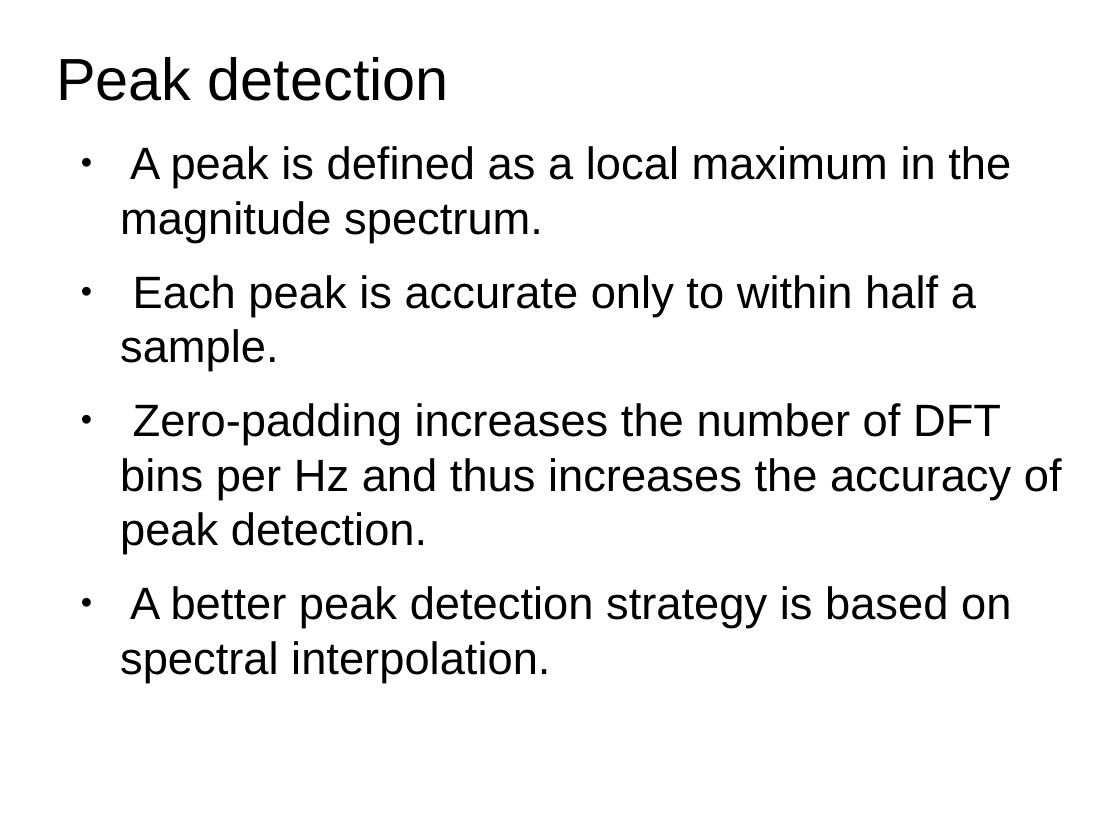
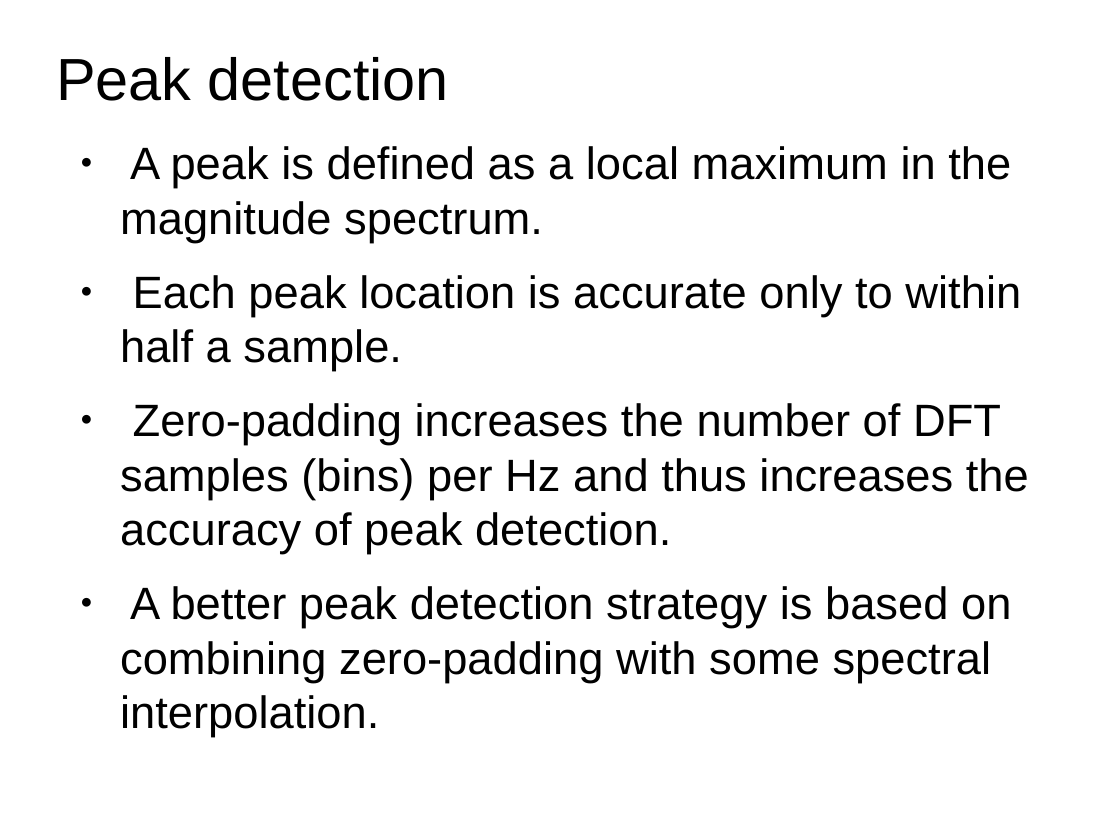
Before and after one commit to MTG/sms-tools, a slide deck: slide 8 of teaching-material/lectures/lect5-Sinusoidal-model/5-Sinusoidal-Model.odp. Drawn at 1120x840 pixels with LibreOffice and Linux fonts; fonts in the diff are those of the drawing. Boxes give left, top, right and bottom in pixels: in the first picture for what was removed or moved away, otherwise in the second. Text is boxed around its words. In the diff, an @@ line names an element or a change of style, - is before the commit and + after.

```diff
--- a/teaching-material/lectures/lect5-Sinusoidal-model/5-Sinusoidal-Model.odp
+++ b/teaching-material/lectures/lect5-Sinusoidal-model/5-Sinusoidal-Model.odp
@@ text at bbox=[120, 275, 1029, 738]: text changed @@
-● Each peak is accurate only to within half a sample.
-● Zero-padding increases the number of DFT bins per Hz and thus increases the accuracy of peak detection.
-● A better peak detection strategy is based on spectral interpolation.
+● Each peak location is accurate only to within half a sample.
+● Zero-padding increases the number of DFT samples (bins) per Hz and thus increases the accuracy of peak detection.
+● A better peak detection strategy is based on combining zero-padding with some spectral interpolation.
```
Also in this commit, not shown: 10 other slides changed, 2 slides added, 1 slide removed, 26 other files.
